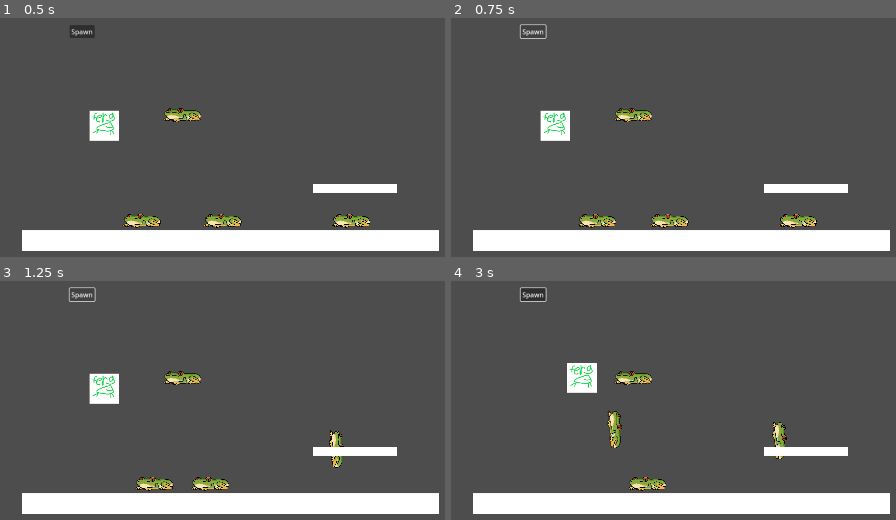
Above: before the commit, frames 1-4 (two rows, left to right).
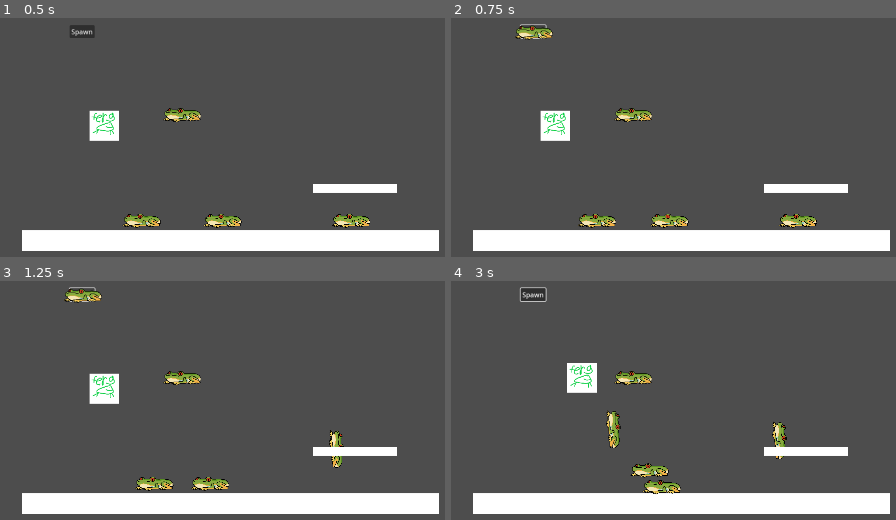
Above: after the commit, the same moments.

Repository: NotTom31/FroggeeToadems
Game: Godot game, scene res://Scenes/Levels/Test/tom-gameplay-test.tscn
The game is run twice, just before and just after one commit, with the same random seed, the same clock (stepped at 60 frames per second) and the same inputs. This scene is started directly instead of the project's main scene.
Inputs (mouse positions are in pixels of both pictures, inside the frame that each line leads up to):
- Up to frame 1 (0.5 s): no input
- Up to frame 2 (0.75 s): click "Spawn" at 0.5 s
- Up to frame 3 (1.25 s): no input
- Up to frame 4 (3 s): move the mouse to (660, 479) at 1.27 s; hold Right (ui_right) 1.28-2.78 s; click (660, 479) at 1.42 s; tap Up (ui_up) at 1.52, 2.27 s; move the mouse to (620, 479) at 2.02 s; click (620, 479) at 2.17 s; move the mouse to (784, 479) at 2.77 s; hold Left (ui_left) from 2.78 s (still down); click (784, 479) at 2.92 s

Frame 1 is identical in both runs. In frame 2, 0.4% of the frame differs, in the area x 14-23%, y 2-10%; in frame 3, 0.4%; in frame 4, 1.3%, in the area x 34-52%, y 54-90%.
Error before the commit: Parse Error: Preload file "res://Scenes/Objects/frog.tscn" does not exist. (res://Code/UI/spawn_frog_ui.gd:3)

Commit message:
added packedscene reference

Diff:
--- a/Code/UI/spawn_frog_ui.gd
+++ b/Code/UI/spawn_frog_ui.gd
@@ -1,6 +1,7 @@
 extends Control
 
-var Frog = preload("res://Scenes/Objects/frog.tscn")
+#var Frog = preload("res://Scenes/Objects/frog.tscn")
+@export var Frog : PackedScene
 
 func _ready() -> void:
 	pass
--- a/Scenes/Levels/Test/tom-gameplay-test.tscn
+++ b/Scenes/Levels/Test/tom-gameplay-test.tscn
@@ -36,6 +36,7 @@
 offset_top = 106.0
 offset_right = 172.0
 offset_bottom = 106.0
+Frog = ExtResource("5_e2hmp")
 
 [node name="BasicFrog" parent="." instance=ExtResource("5_e2hmp")]
 position = Vector2(440, 320)
Not shown: 1 places in Scenes/Levels/Test/evan-gameplay-test.tscn that only renumber resources
Not shown: 1 places in Scenes/Levels/Test/tom-gameplay-test.tscn that only renumber resources
